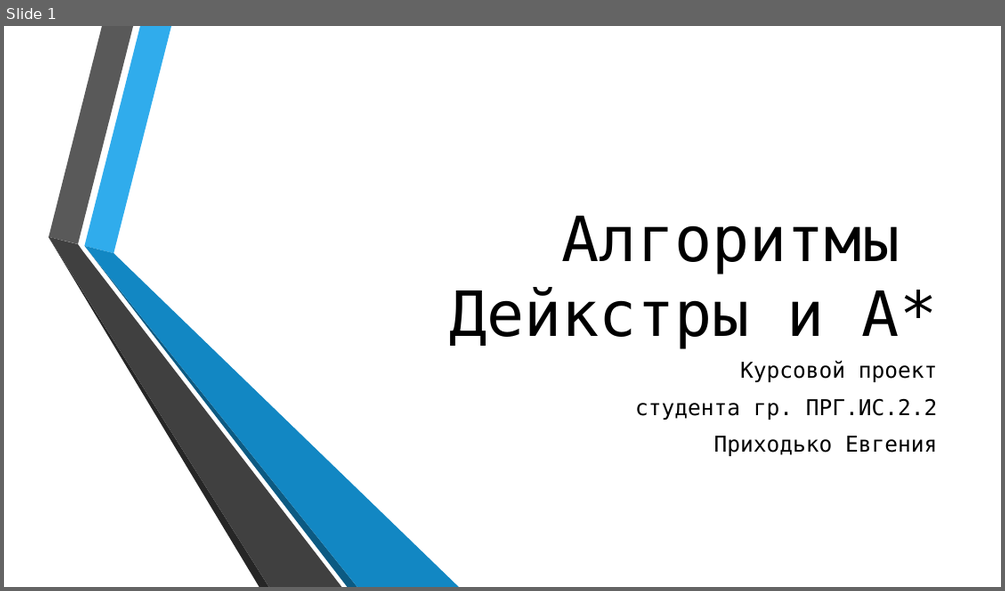
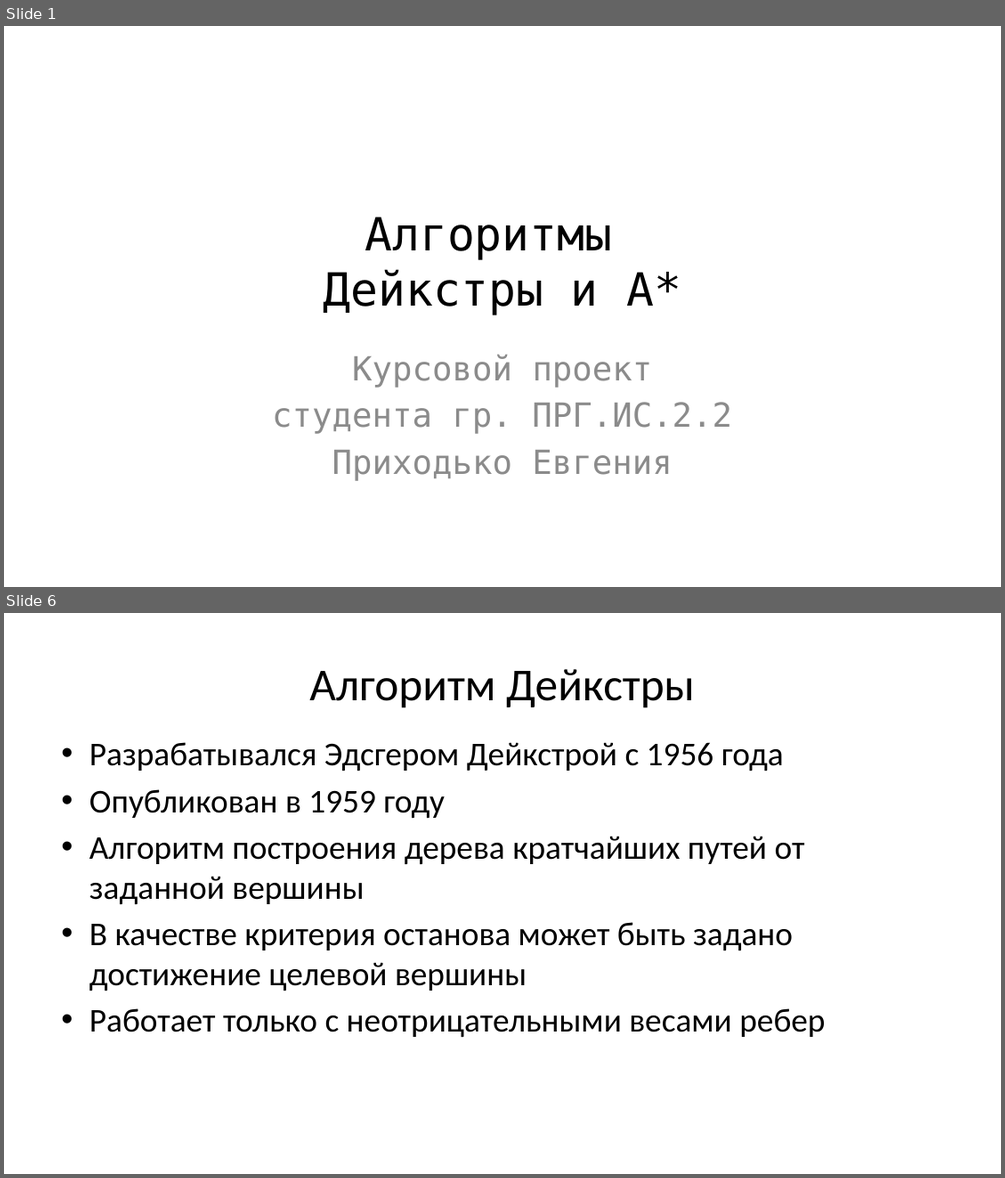
Before and after one commit to Fck-r-sns/Dijkstra-vs-AStar, a slide deck: Презентация.pptx. Shown one above the other, each under a label of ours: slide 1 before the commit, slides 1 and 6 after it; the slides between them are not shown. The pictures are 1005x591 and 1005x1178 pixels, drawn with LibreOffice and Linux fonts; fonts in the diff are those of the drawing; background and template pictures are left out. Boxes give left, top, right and bottom in pixels: in the first picture for what was removed or moved away, otherwise in the second. Text is boxed around its words. In the diff, an @@ line names an element or a change of style, - is before the commit and + after.

```diff
--- a/Презентация.pptx
+++ b/Презентация.pptx
@@ slide 6 added at box(4, 613, 1001, 1174), background #FFFFFF @@
@@ title added at box(309, 669, 695, 708), 44 pt, text #000000 @@
+Алгоритм Дейкстры
@@ text added at box(89, 742, 825, 1037), 32 pt, text #000000 @@
+• Разрабатывался Эдсгером Дейкстрой с 1956 года
+• Опубликован в 1959 году
+• Алгоритм построения дерева кратчайших путей от заданной вершины
+• В качестве критерия останова может быть задано достижение целевой вершины
+• Работает только с неотрицательными весами ребер
@@ slide 1 changed as well @@
@@ title "Алгоритмы Дейкстры и A*": place and size @@
-title "Алгоритмы Дейкстры и A*" at box(449, 216, 937, 349)
+title "Алгоритмы Дейкстры и A*" at box(324, 216, 681, 315)
@@ title "Алгоритмы Дейкстры и A*" at box(324, 216, 681, 315): size 60 to 44 pt; alignment right to centre; vertical alignment bottom to middle @@
@@ group removed at box(48, 26, 460, 587): 6 freeform shapes @@
@@ subtitle "Курсовой проект": place and size @@
-subtitle "Курсовой проект" at box(635, 360, 938, 456)
+subtitle "Курсовой проект" at box(272, 354, 732, 480)
@@ subtitle "Курсовой проект" at box(272, 354, 732, 480): size 21 to 32 pt, text colour #000000 to #8C8C8C; alignment right to centre; less space between paragraphs @@
```
Also in this commit, not shown: 27 other slides added, 1 slide removed, 16 other files.
